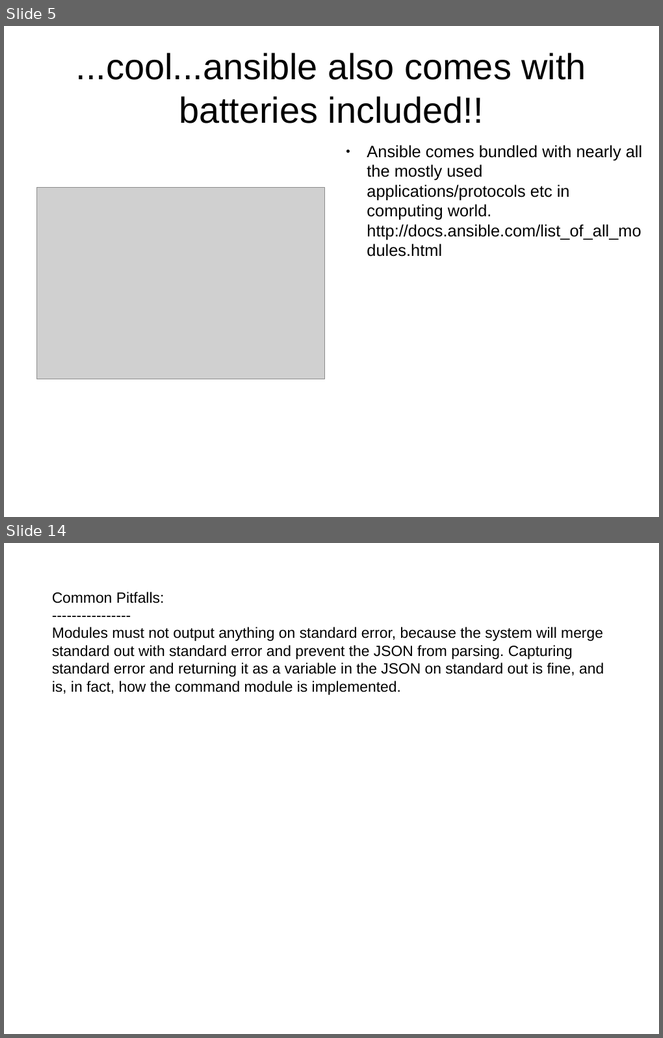
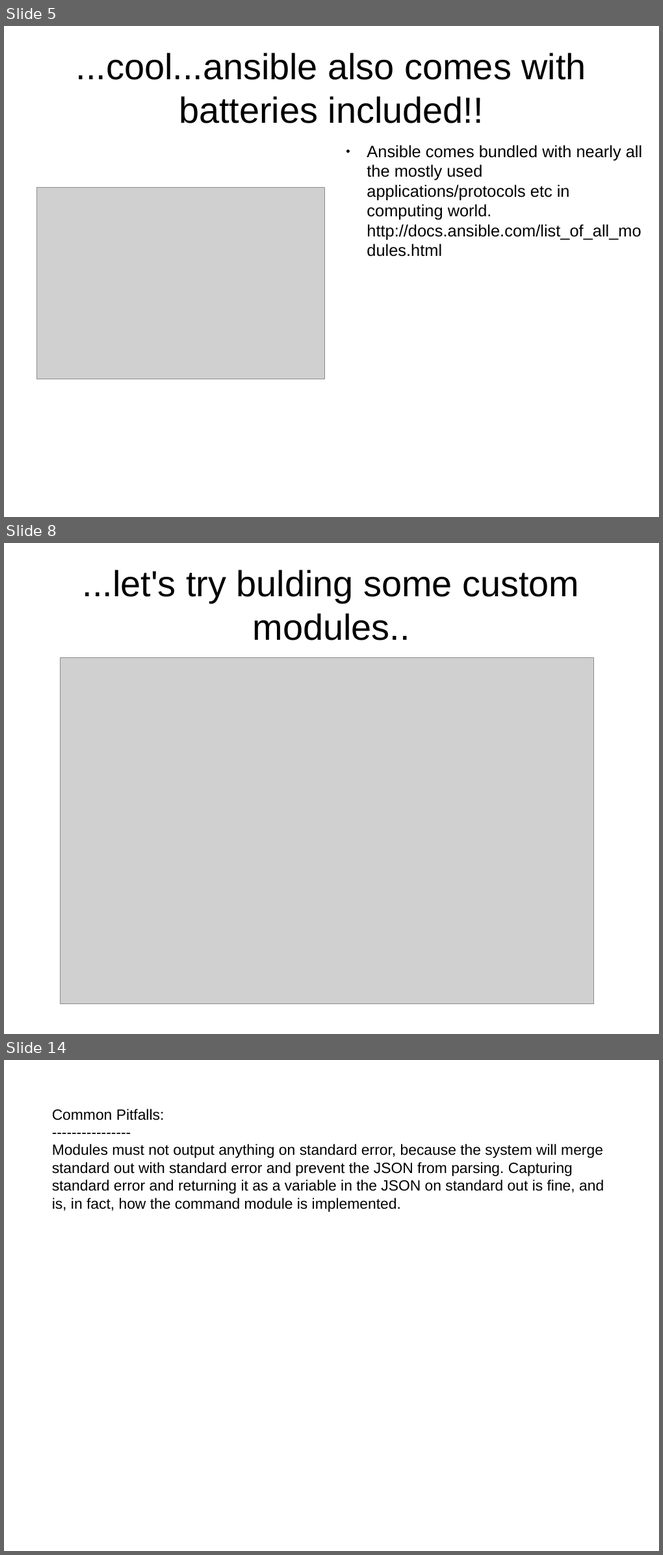
Before and after one commit to hellodk/ansible-meetup-bangalore, a slide deck: Contributing _to_Ansible.odp. Shown one above the other, each under a label of ours: slides 5 and 14 before the commit, slides 5, 8 and 14 after it; the slides between them are not shown. The pictures are 663x1038 and 663x1555 pixels, drawn with LibreOffice and Linux fonts; fonts in the diff are those of the drawing; grey boxes stand for pictures. Boxes give left, top, right and bottom in pixels: in the first picture for what was removed or moved away, otherwise in the second. Text is boxed around its words. In the diff, an @@ line names an element or a change of style, - is before the commit and + after.

```diff
--- a/Contributing _to_Ansible.odp
+++ b/Contributing _to_Ansible.odp
@@ slide 8 added at (4, 543, 659, 1034), background #FFFFFF @@
@@ title added at (83, 570, 580, 641), 44 pt, text #000000 @@
+...let's try bulding some custom modules..
@@ picture added at (60, 658, 594, 1005) @@
```
Also in this commit, not shown: 2 slides changed, 3 other slides added, 4 slides removed, 1 other file.
